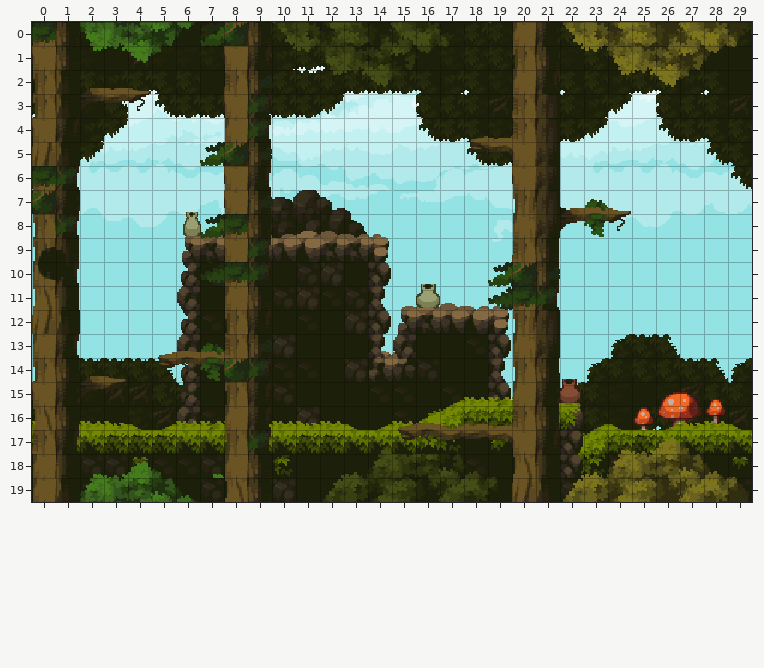
Tiled map, stored at Content/MoveAndJump.tmx. This is how it looked before the edit.
Cells are 16x16 px. Shown: x 0..29, y 0..19. Layer "Background Layer" is drawn -8,0 px off the grid.
New version:
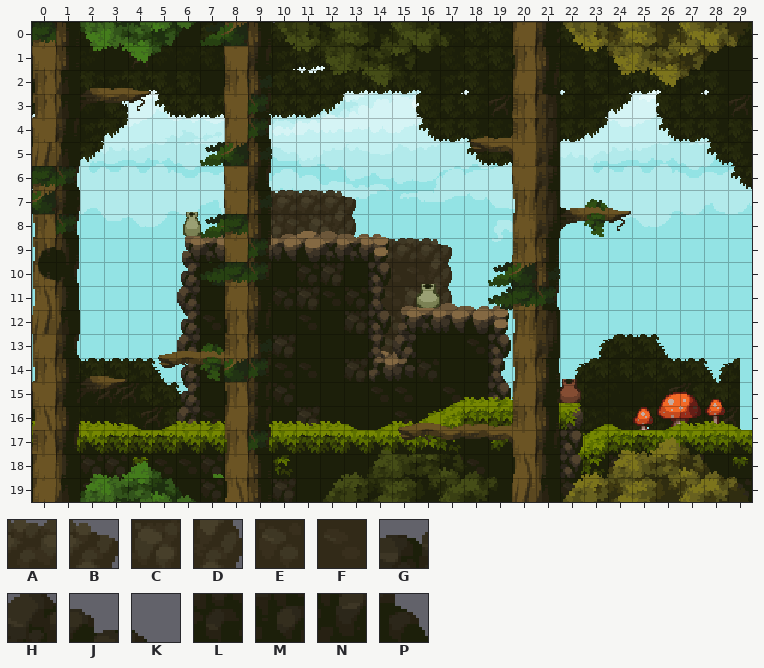
Key: from "Legacy Fantasy - High Forest": A 257, B 258, C 259, D 283, E 284, F 309, G 526, H 527, J 528, K 529, L 551, M 552, N 553, P 554.
_ is an empty cell.
The edit:
layer "Background Layer" offset 0,0 -> -8,0 px
Layer "Background Layer":
The author changed tile G to tile A in row 7 at x 10.
The author changed tile H to tile A in row 7 at x 11.
The author changed tile J to tile A in row 7 at x 12.
Tile A now appears in row 9 at x 15 to 16.
The author changed tile K to tile B in row 7 at x 13.
Tile B now appears in row 9 at x 17.
The author changed tile L to tile C in row 8 at x 10.
The author changed tile N to tile C in row 8 at x 12.
Tile C now appears in row 11 at x 16.
The author changed tile P to tile D in row 8 at x 13.
Tile D now appears in rows 10 to 11 at x 17.
The author changed tile M to tile E in row 8 at x 11.
Tile E now appears in rows 12 to 13 at x 15.
Tile F now appears in row 10 at x 15 to 16; in row 11 at x 15.
